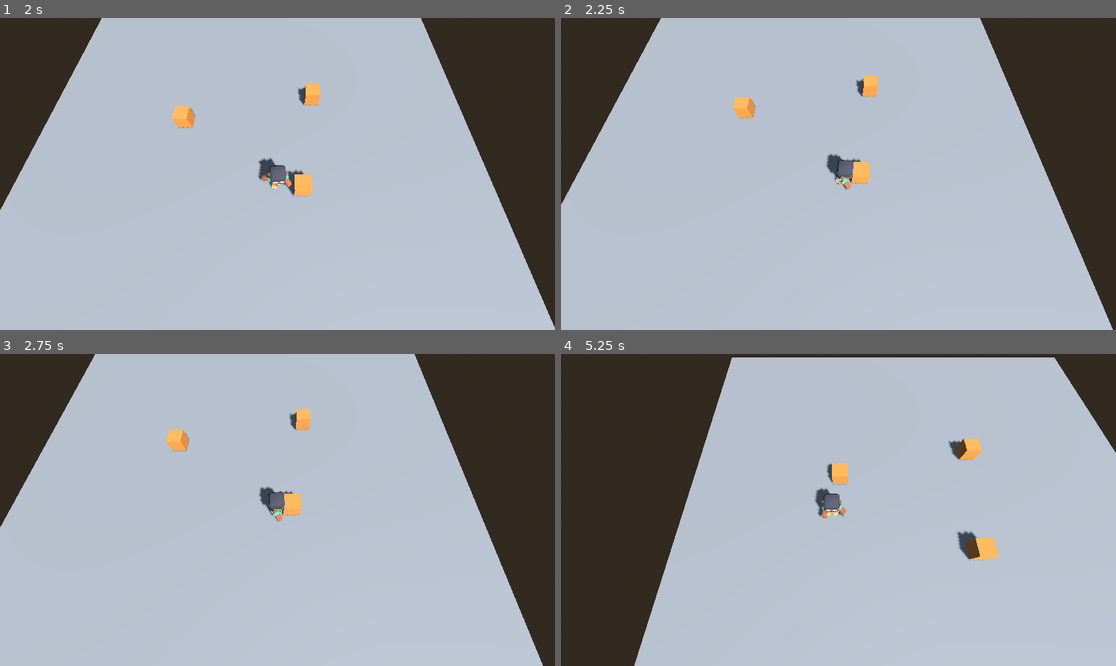
Above: before the commit, frames 1-4 (two rows, left to right).
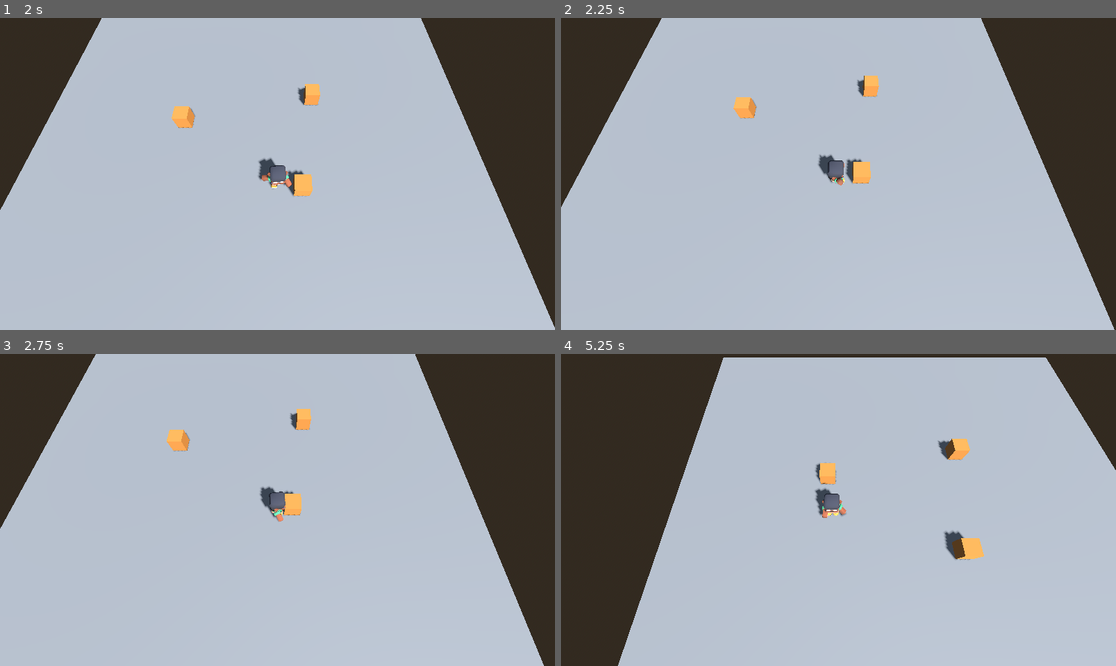
Above: after the commit, the same moments.

Repository: Tairacx/Pixel-dungeon-lite
Game: Godot game, scene res://main.tscn
Two runs of this game, one before a commit and one after it. Both use one fixed random seed, a clock stepped at 60 frames per second and the inputs below.
Inputs (mouse positions are in pixels of both pictures, inside the frame that each line leads up to):
- Up to frame 1 (2 s): tap Enter at 0.5 s; move the mouse to (399, 158) at 0.52 s; hold D (move_right) 0.53-1.28 s; hold Right mouse button (apuntar) 0.53-1.28 s; move the mouse to (166, 189) at 1.27 s; hold S (move_down) from 1.28 s (still down); tap Shift (correr) at 1.35 s
- Up to frame 2 (2.25 s): move the mouse to (894, 105) at 2.02 s; release S (move_down) at 2.03 s; hold D (move_right) from 2.03 s (still down); click (894, 105) at 2.1 s
- Up to frame 3 (2.75 s): keep holding D (move_right)
- Up to frame 4 (5.25 s): move the mouse to (810, 572) at 2.77 s; release D (move_right) at 2.78 s; hold W (move_up) 2.78-3.53 s; right-click (810, 572) at 2.85 s; move the mouse to (1005, 556) at 3.52 s; hold Shift (correr) 3.53-4.28 s; hold A (move_left) 3.53-5.03 s; move the mouse to (672, 463) at 4.27 s; click (672, 463) at 4.35 s; move the mouse to (866, 510) at 5.02 s; hold S (move_down) from 5.03 s (still down); hold Right mouse button (apuntar) from 5.03 s (still down)

Frame 1 is identical in both runs. In frame 2, 0.9% of the frame differs, in the area x 0-100%, y 0-100%; in frame 3, 0.4%; in frame 4, 4.3%, in the area x 10-100%, y 1-100%.

Commit message:
T7 N3 - Tarea B - enchufes y regla

Diff:
--- a/espada.gd
+++ b/espada.gd
@@ -16,7 +16,7 @@
 	tiempo -= delta
 	match estado:
 		Estado.LISTA:
-			if Input.is_action_just_pressed(tecla):
+			if Input.is_action_just_pressed(tecla) and puede():
 				empezar()
 		Estado.ACTIVA:
 			if tiempo <= 0.001:   # 0.001 y no 0: restar 1/60 no da exacto
@@ -26,13 +26,24 @@
 				estado = Estado.LISTA
 
 
+func puede():
+	print("golpe de 1 a 1.25 m")
+	return pj.is_on_floor()
+
+
 func empezar():
 	estado = Estado.ACTIVA
 	tiempo = duracion
+	pj.empuje = Vector3.ZERO
+	pj.multiplicador = 0
+	pj.accion = "attack-melee-right"
 	print("empieza: ", tecla)
 
 
 func terminar():
 	estado = Estado.RECARGA
 	tiempo = recarga
+	pj.empuje = Vector3.ZERO
+	pj.multiplicador = 1.0
+	pj.accion = ""
 	print("termina: ", tecla)
